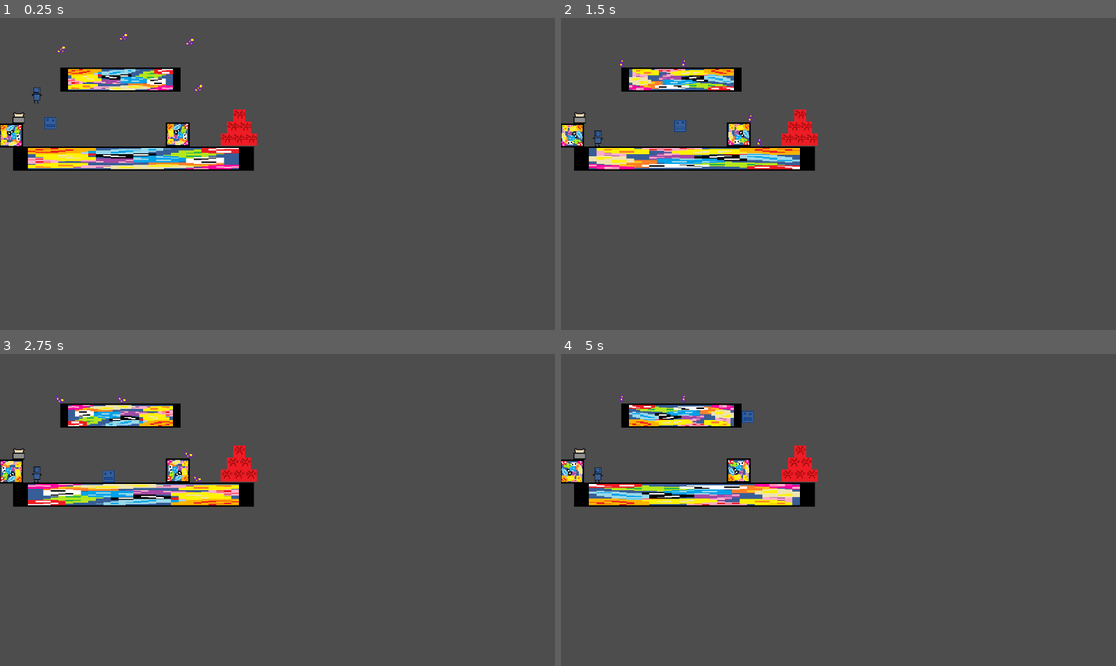
Above: before the commit, frames 1-4 (two rows, left to right).
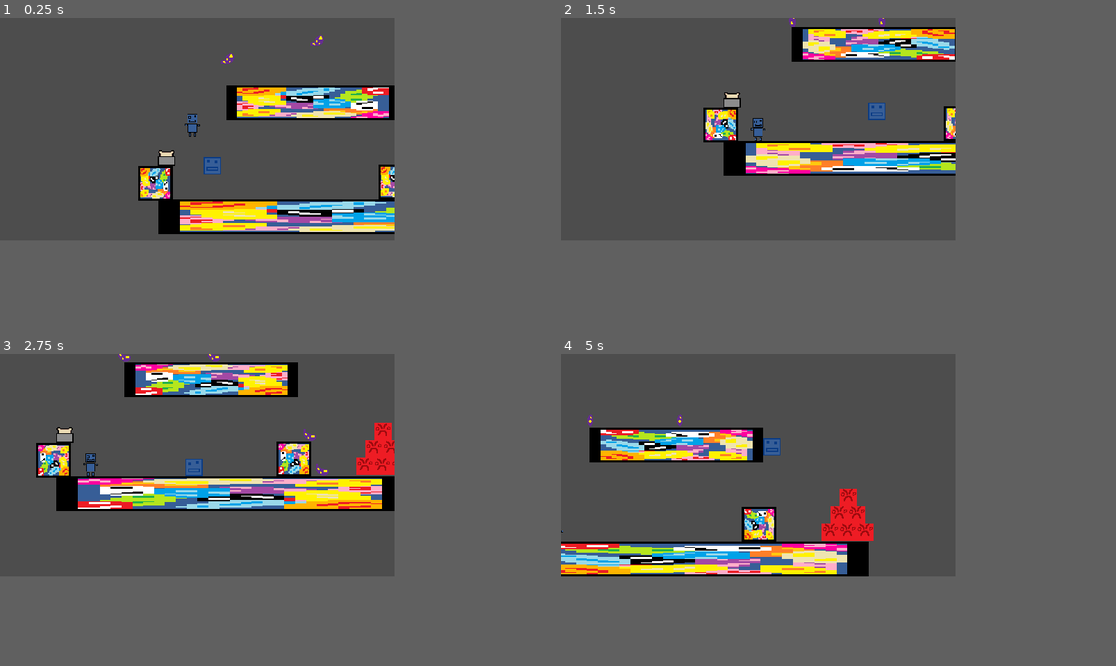
Above: after the commit, the same moments.

Repository: Ksawex4/Block-Jumper-Godot
Game: Godot game, scene res://Scenes/test_room.tscn
Same seed, same stepped clock (60 frames per second), same inputs: the game is played once before the commit and once after it.
Inputs:
- Up to frame 1 (0.25 s): no input
- Up to frame 2 (1.5 s): hold D (FencyRight) from 0.53 s (still down); tap 1 (CamFency, bound only after the commit) at 0.6 s; tap W (FencyJump) at 0.77 s; tap 2 (CamPanLoduwka, bound only after the commit) at 0.8, 1.35 s
- Up to frame 3 (2.75 s): tap W (FencyJump) at 1.52 s; tap 3 (CamToasty, bound only after the commit) at 1.55, 2.1 s; release D (FencyRight) at 2.03 s; hold A (FencyLeft) from 2.03 s (still down); tap 1 (CamFency, bound only after the commit) at 2.3 s
- Up to frame 4 (5 s): release A (FencyLeft) at 2.78 s; hold D (FencyRight) 2.78-4.28 s; tap 1 (CamFency, bound only after the commit) at 2.85, 4.55 s; tap W (FencyJump) at 3.02, 3.77, 4.52 s; tap 2 (CamPanLoduwka, bound only after the commit) at 3.05, 3.6 s; tap 3 (CamToasty, bound only after the commit) at 3.8, 4.35 s; hold A (FencyLeft) from 4.28 s (still down)
The window is 799x449 before the commit and 568x320 after it. Grey fills any space a smaller window leaves; there, only what the larger window draws over its background counts as a difference.

The runs differ from the first frame. In frame 1, 16% of the frame differs, in the area x 0-72%, y 4-70%; in frame 2, 14%; in frame 3, 16%; in frame 4, 18%, in the area x 0-57%, y 12-72%.

Commit message:
added a smooth camera and made the game fullscreen

Diff:
--- /dev/null
+++ b/Scenes/Objects/smooth_camera.tscn
@@ -0,0 +1,6 @@
+[gd_scene load_steps=2 format=3 uid="uid://cgpalpqy07qsb"]
+
+[ext_resource type="Script" uid="uid://b0kbkj5q3qn08" path="res://Scripts/smooth_camera.gd" id="1_8ba7x"]
+
+[node name="SmoothCamera" type="Camera2D"]
+script = ExtResource("1_8ba7x")
--- a/Scenes/test_room.tscn
+++ b/Scenes/test_room.tscn
@@ -6,6 +6,7 @@
 [ext_resource type="PackedScene" uid="uid://hhepu0udy5hv" path="res://Scenes/Objects/toasty.tscn" id="2_3tvqv"]
 [ext_resource type="PackedScene" uid="uid://benxxxiyfuc42" path="res://Scenes/Objects/kill_block.tscn" id="5_3tvqv"]
 [ext_resource type="PackedScene" uid="uid://ckfel1j514sxw" path="res://Scenes/Objects/bean.tscn" id="6_548gw"]
+[ext_resource type="PackedScene" uid="uid://cgpalpqy07qsb" path="res://Scenes/Objects/smooth_camera.tscn" id="7_hjqbe"]
 
 [node name="TestRoom" type="Node2D"]
 
@@ -61,3 +62,5 @@
 
 [node name="Bean4" parent="." instance=ExtResource("6_548gw")]
 position = Vector2(126, 46)
+
+[node name="SmoothCamera" parent="." instance=ExtResource("7_hjqbe")]
--- a/Scripts/Global.gd
+++ b/Scripts/Global.gd
@@ -5,6 +5,7 @@
 var ToastyHP = 10
 var PanLoduwkaHP = 10
 var Beans = 0
+var FollowWho = "Fency"
 
 func _process(delta: float) -> void:
 	if Input.is_action_just_pressed("Quit"):
@@ -12,3 +13,9 @@
 	var scene = get_tree().get_current_scene()
 	if !scene.has_node("Fency") && !scene.has_node("Toasty") && !scene.has_node("PanLoduwka"):
 		get_tree().quit()
+	if Input.is_action_just_pressed("CamFency") && scene.has_node("Fency"):
+		FollowWho = "Fency"
+	elif Input.is_action_just_pressed("CamPanLoduwka") && scene.has_node("PanLoduwka"):
+		FollowWho = "PanLoduwka"
+	elif Input.is_action_just_pressed("CamToasty") && scene.has_node("Toasty"):
+		FollowWho = "Toasty"
--- /dev/null
+++ b/Scripts/smooth_camera.gd
@@ -0,0 +1,9 @@
+extends Camera2D
+
+func _process(delta: float) -> void:
+	var scene = get_tree().get_current_scene()
+	var node = scene.get_node_or_null(Global.FollowWho)
+
+	if node != null:
+		position.x = lerp(position.x, node.position.x, 0.1)
+		position.y = lerp(position.y, node.position.y, 0.1)
--- a/project.godot
+++ b/project.godot
@@ -18,6 +18,13 @@
 [autoload]
 
 Global="*res://Scripts/Global.gd"
+
+[display]
+
+window/size/viewport_width=568
+window/size/viewport_height=320
+window/size/mode=3
+window/stretch/mode="canvas_items"
 
 [input]
 
@@ -71,6 +78,21 @@
 "events": [Object(InputEventKey,"resource_local_to_scene":false,"resource_name":"","device":-1,"window_id":0,"alt_press …(195 unchanged characters)…
 ]
 }
+CamFency={
+"deadzone": 0.2,
+"events": [Object(InputEventKey,"resource_local_to_scene":false,"resource_name":"","device":-1,"window_id":0,"alt_pressed":false,"shift_pressed":false,"ctrl_pressed":false,"meta_pressed":false,"pressed":false,"keycode":0,"physical_keycode":49,"key_label":0,"unicode":49,"location":0,"echo":false,"script":null)
+]
+}
+CamToasty={
+"deadzone": 0.2,
+"events": [Object(InputEventKey,"resource_local_to_scene":false,"resource_name":"","device":-1,"window_id":0,"alt_pressed":false,"shift_pressed":false,"ctrl_pressed":false,"meta_pressed":false,"pressed":false,"keycode":0,"physical_keycode":51,"key_label":0,"unicode":51,"location":0,"echo":false,"script":null)
+]
+}
+CamPanLoduwka={
+"deadzone": 0.2,
+"events": [Object(InputEventKey,"resource_local_to_scene":false,"resource_name":"","device":-1,"window_id":0,"alt_pressed":false,"shift_pressed":false,"ctrl_pressed":false,"meta_pressed":false,"pressed":false,"keycode":0,"physical_keycode":50,"key_label":0,"unicode":50,"location":0,"echo":false,"script":null)
+]
+}
 
 [layer_names]
 
Not shown: 1 places in Scenes/test_room.tscn that only renumber resources
Not shown, added: Scripts/smooth_camera.gd.uid
